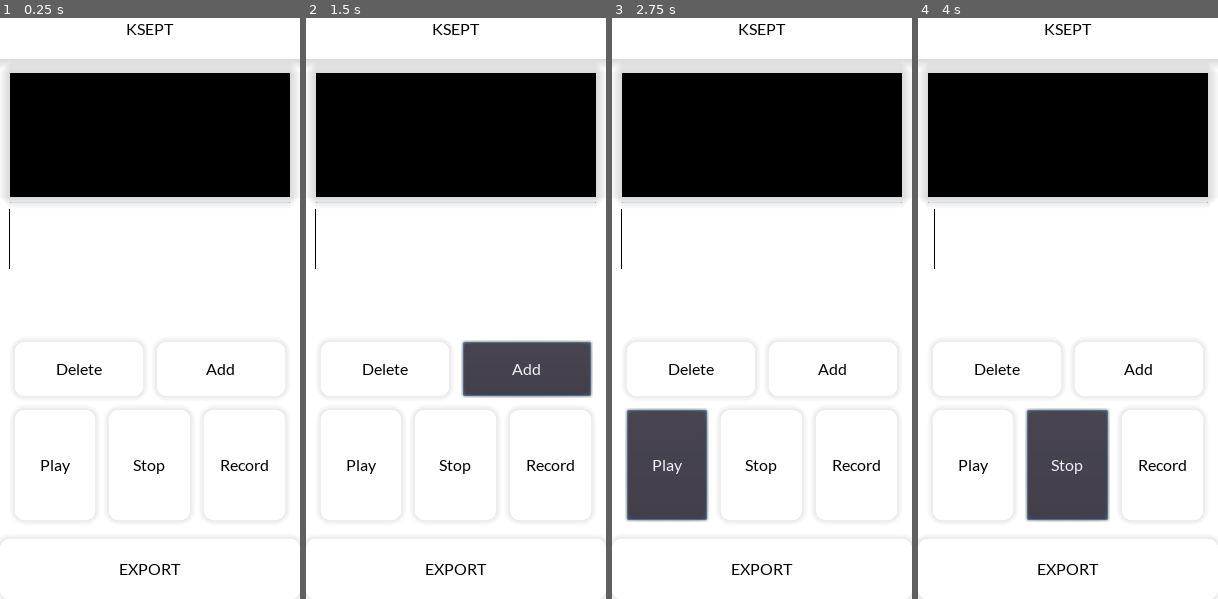
Above: before the commit, frames 1-4 (left to right).
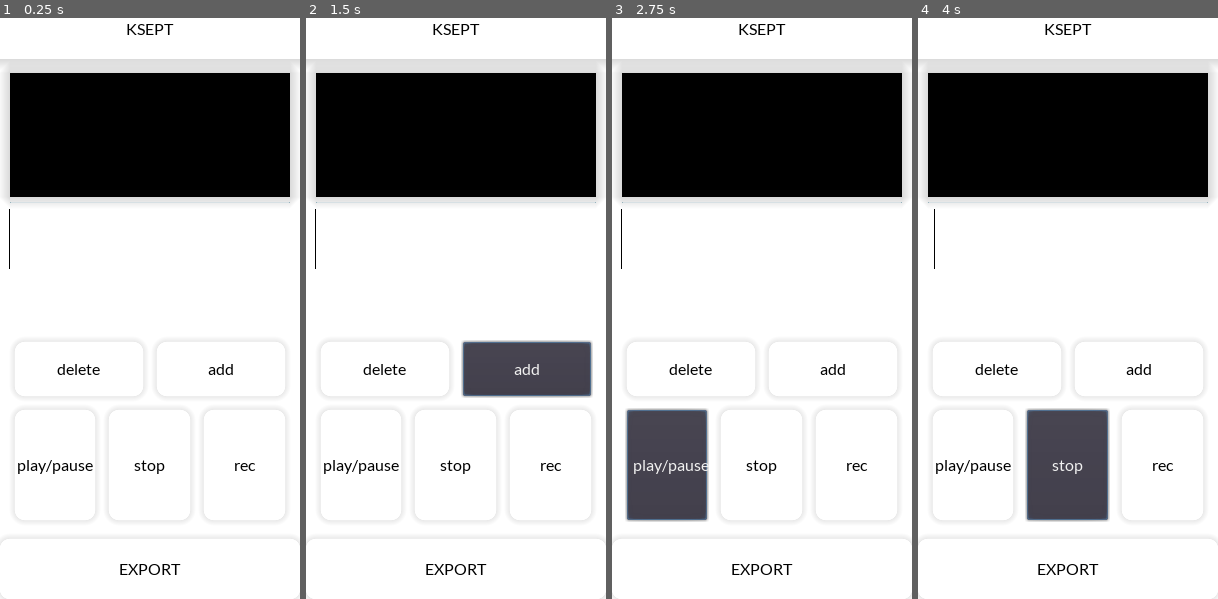
Above: after the commit, the same moments.

Repository: kahagino/ksept_recorder
Game: Godot game, scene res://scenes/main.tscn
Same seed, same stepped clock (60 frames per second), same inputs: the game is played once before the commit and once after it.
Inputs (mouse positions are in pixels of both pictures, inside the frame that each line leads up to):
- Up to frame 1 (0.25 s): no input
- Up to frame 2 (1.5 s): click (528, 366) at 0.5 s, where only the run before the commit has a clickable "Add"; click (528, 366) at 1.25 s, where only the run after the commit has a clickable "add"
- Up to frame 3 (2.75 s): click (666, 465) at 2 s, where only the run after the commit has a clickable "play/pause"
- Up to frame 4 (4 s): click (1068, 465) at 2.75 s, where only the run before the commit has a clickable "Stop"; click (1068, 465) at 3.5 s, where only the run after the commit has a clickable "stop"

The runs differ from the first frame. In frame 1, 0.8% of the frame differs, in the area x 6-90%, y 59-79%; in frame 2, 0.7%; in frame 3, 0.7%; in frame 4, 0.7%.

Commit message:
🔨 variable names to unix case

Diff:
--- a/scenes/main.tscn
+++ b/scenes/main.tscn
@@ -117,15 +117,15 @@
 
 [node name="DeleteButton" parent="VBoxContainer/Editor/VBoxContainer/EditorMenu/VBoxContainer/HBoxContainer" instance=ExtResource( 3 )]
 margin_bottom = 64.0
-buttonText = "Delete"
-buttonType = 4
+button_text = "delete"
+button_type = 4
 
 [node name="AddButton" parent="VBoxContainer/Editor/VBoxContainer/EditorMenu/VBoxContainer/HBoxContainer" instance=ExtResource( 3 )]
 margin_left = 142.0
 margin_right = 280.0
 margin_bottom = 64.0
-buttonText = "Add"
-buttonType = 3
+button_text = "add"
+button_type = 3
 
 [node name="HBoxContainer2" type="HBoxContainer" parent="VBoxContainer/Editor/VBoxContainer/EditorMenu/VBoxContainer"]
 margin_top = 68.0
@@ -137,21 +137,21 @@
 [node name="PlayPauseButton" parent="VBoxContainer/Editor/VBoxContainer/EditorMenu/VBoxContainer/HBoxContainer2" instance=ExtResource( 3 )]
 margin_right = 90.0
 margin_bottom = 120.0
-buttonText = "Play"
+button_text = "play/pause"
 
 [node name="StopButton" parent="VBoxContainer/Editor/VBoxContainer/EditorMenu/VBoxContainer/HBoxContainer2" instance=ExtResource( 3 )]
 margin_left = 94.0
 margin_right = 185.0
 margin_bottom = 120.0
-buttonText = "Stop"
-buttonType = 1
+button_text = "stop"
+button_type = 1
 
 [node name="RecordButton" parent="VBoxContainer/Editor/VBoxContainer/EditorMenu/VBoxContainer/HBoxContainer2" instance=ExtResource( 3 )]
 margin_left = 189.0
 margin_right = 280.0
 margin_bottom = 120.0
-buttonText = "Record"
-buttonType = 2
+button_text = "rec"
+button_type = 2
 
 [node name="ExportButton" type="Button" parent="VBoxContainer"]
 margin_top = 540.0
--- a/src/audio_manager.gd
+++ b/src/audio_manager.gd
@@ -23,15 +23,14 @@
 	effect = AudioServer.get_bus_effect(idx, 0)
 
 
-func _process(delta):
-	pass
-
-
 func _input(event):
 	if event.is_action_pressed("ui_left"):
 		cursor += 1.0
 	elif event.is_action_pressed("ui_right"):
 		cursor -= 1.0
+
+func get_tracks():
+	return $TrackManager.tracks
 
 func record():
 	if effect.is_recording_active():
--- a/src/global.gd
+++ b/src/global.gd
@@ -5,7 +5,7 @@
 var downloadDirPath = OS.get_system_dir(OS.SYSTEM_DIR_DOWNLOADS) + "/"
 
 func get_tracks()->Array:
-	return audio_manager.get_node("TrackManager").tracks
+	return audio_manager.get_tracks()
 
 func get_cursor_pos()->float:
 	return audio_manager.cursor
--- a/src/track.gd
+++ b/src/track.gd
@@ -45,4 +45,4 @@
 
 func _on_AudioStream_finished():
 	emit_signal("finished")
-	print("track ", self, " finished...")
+	print("track ", self, " finished")
--- a/ui_components/editor_button.gd
+++ b/ui_components/editor_button.gd
@@ -2,16 +2,16 @@
 
 enum BTYPE {PLAY_PAUSE, STOP, RECORD, ADD, DELETE}
 
-export(String) var buttonText = ""
-export(BTYPE) var buttonType # defined by user in the editor
+export(String) var button_text = ""
+export(BTYPE) var button_type # defined by user in the editor
 
 
 func _ready():
-	get_node("Button").text = buttonText
+	get_node("Button").text = button_text
 
 
 func _on_Button_pressed():
-	match buttonType:
+	match button_type:
 		BTYPE.PLAY_PAUSE:
 			Global.audio_manager.play_pause()
 		BTYPE.STOP:
@@ -23,4 +23,4 @@
 		BTYPE.DELETE:
 			Global.audio_manager.remove_track()
 		_:
-			print("button type ", buttonType, " of button with text: ", buttonText, " doesn't match any known type")
+			print("button type ", button_type, " of button with text: ", button_text, " doesn't match any known type")
